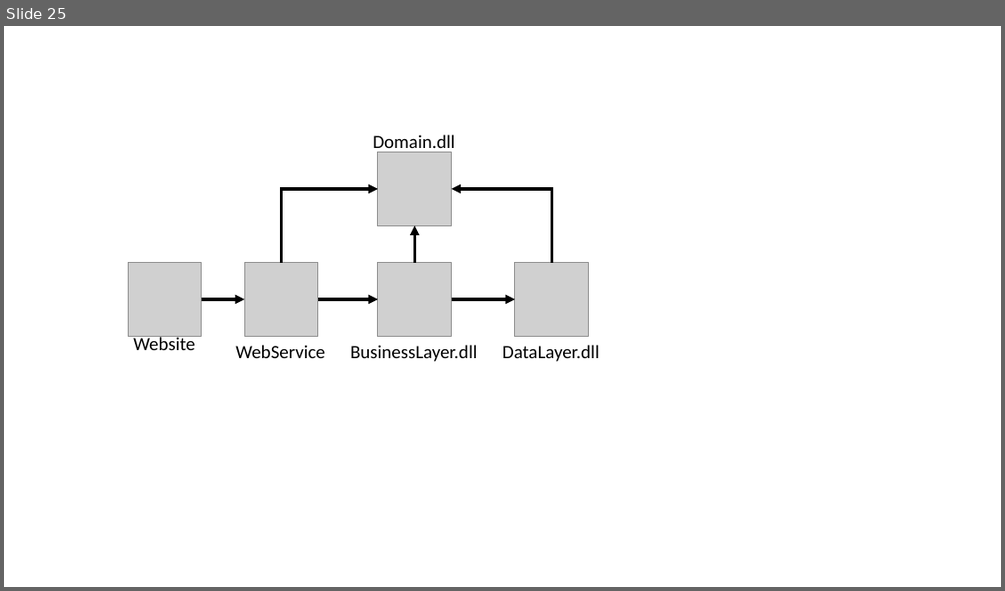
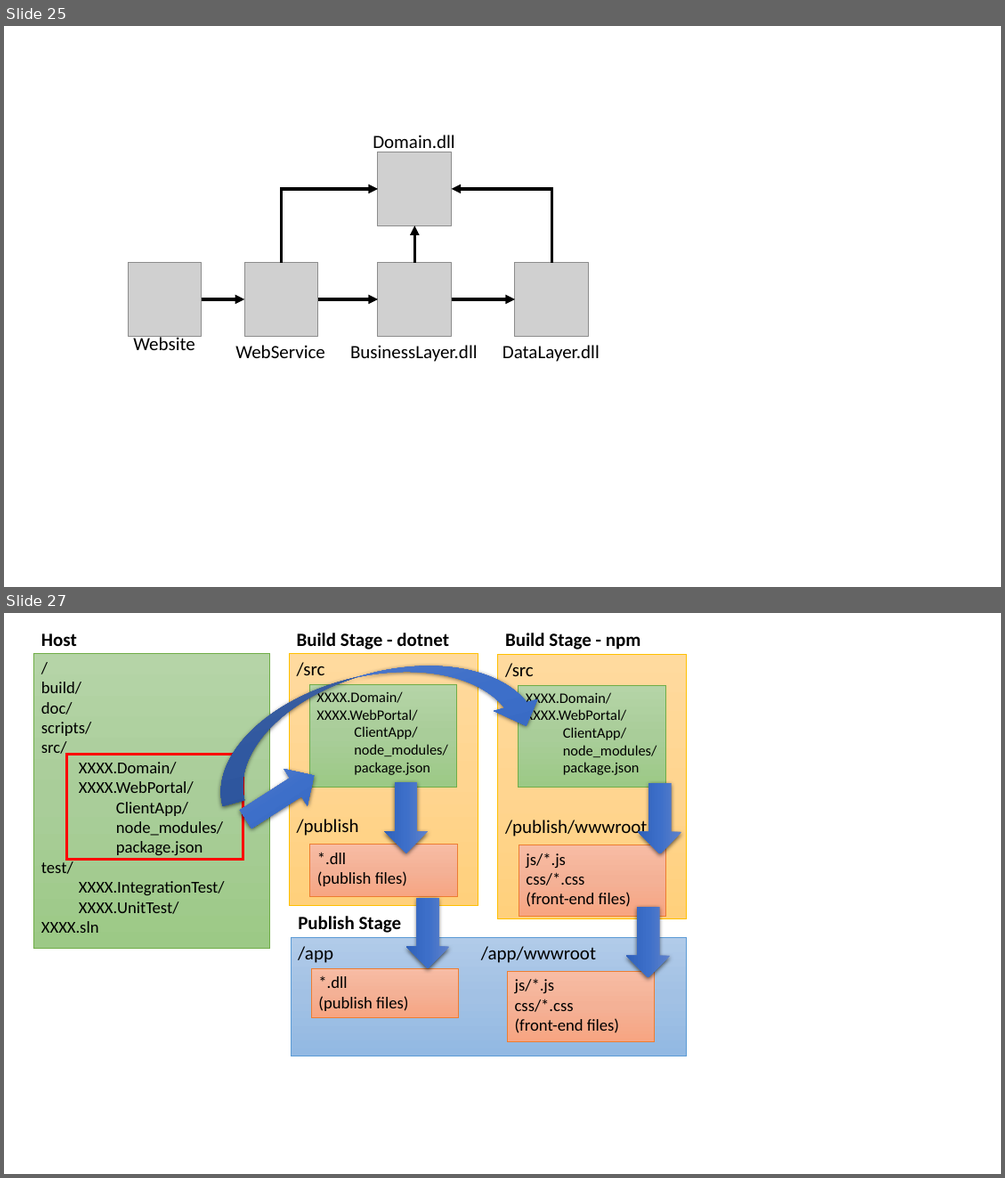
Before and after one commit to johnwu1114/blog-johnwu-cc, a slide deck: source/_assets/Blog動畫.pptx. Shown one above the other, each under a label of ours: slide 25 before the commit, slides 25 and 27 after it; the slides between them are not shown. The pictures are 1005x591 and 1005x1178 pixels, drawn with LibreOffice and Linux fonts; fonts in the diff are those of the drawing; grey boxes stand for pictures. Boxes give left, top, right and bottom in pixels: in the first picture for what was removed or moved away, otherwise in the second. Text is boxed around its words. In the diff, an @@ line names an element or a change of style, - is before the commit and + after.

```diff
--- a/source/_assets/Blog動畫.pptx
+++ b/source/_assets/Blog動畫.pptx
@@ slide 27 added at (4,613,1001,1174), background #FFFFFF @@
@@ text added at (41,633,77,646), 18 pt, text #000000, bold @@
+Host
@@ curved down arrow added at (200,633,549,806), fill gradient #6183CB to #3E70CA to #3062BB @@
@@ text added at (297,633,449,649), 18 pt, text #000000, bold @@
+Build Stage - dotnet
@@ text added at (505,633,641,649), 18 pt, text #000000, bold @@
+Build Stage - npm
@@ rectangle added at (34,653,269,948), fill gradient #B5D5A7 to #AACE9A to #9CC987, outline #70AD47 0.5 pt, 16 pt, text #000000 @@
+/
+build/
+doc/
+scripts/
+src/
+  XXXX.Domain/
+  XXXX.WebPortal/
+    ClientApp/
+    node_modules/
+    package.json
+test/
+  XXXX.IntegrationTest/
+  XXXX.UnitTest/
+XXXX.sln
@@ rectangle added at (289,653,477,905), fill gradient #FFDB9E to #FFD590 to #FFD07C, outline #FFC000 0.5 pt, 18 pt, text #000000 @@
+/src
+/publish
@@ rectangle added at (498,654,686,919), fill gradient #FFDB9E to #FFD590 to #FFD07C, outline #FFC000 0.5 pt, 18 pt, text #000000 @@
+/src
+/publish/wwwroot
@@ rectangle added at (310,685,457,787), fill gradient #B5D5A7 to #AACE9A to #9CC987, outline #70AD47 0.5 pt, 14 pt, text #000000 @@
+XXXX.Domain/
+XXXX.WebPortal/
+  ClientApp/
+  node_modules/
+  package.json
@@ rectangle added at (518,685,666,787), fill gradient #B5D5A7 to #AACE9A to #9CC987, outline #70AD47 0.5 pt, 14 pt, text #000000 @@
+XXXX.Domain/
+XXXX.WebPortal/
+  ClientApp/
+  node_modules/
+  package.json
@@ rectangle added at (67,755,243,859), outline #FF0000 2.25 pt @@
@@ right arrow added at (235,757,325,837), fill gradient #6183CB to #3E70CA to #3062BB @@
@@ right arrow added at (384,782,428,853), fill gradient #6183CB to #3E70CA to #3062BB @@
@@ right arrow added at (639,783,682,854), fill gradient #6183CB to #3E70CA to #3062BB @@
@@ rectangle added at (310,844,457,896), fill gradient #F7BDA5 to #F5B196 to #F8A582, outline #ED7D31 0.5 pt, 16 pt, text #000000 @@
+*.dll
+(publish files)
@@ rectangle added at (518,844,666,916), fill gradient #F7BDA5 to #F5B196 to #F8A582, outline #ED7D31 0.5 pt, 16 pt, text #000000 @@
+js/*.js
+css/*.css
+(front-end files)
@@ right arrow added at (406,898,450,969), fill gradient #6183CB to #3E70CA to #3062BB @@
@@ text added at (298,916,402,933), 18 pt, text #000000, bold @@
+Publish Stage
@@ right arrow added at (626,907,670,978), fill gradient #6183CB to #3E70CA to #3062BB @@
@@ rectangle added at (291,937,686,1055), fill gradient #B1CBE9 to #A3C1E5 to #93B9E4, outline #5B9BD5 0.5 pt, 18 pt, text #000000 @@
+/app /app/wwwroot
@@ rectangle added at (311,968,459,1018), fill gradient #F7BDA5 to #F5B196 to #F8A582, outline #ED7D31 0.5 pt, 16 pt, text #000000 @@
+*.dll
+(publish files)
@@ rectangle added at (507,971,655,1041), fill gradient #F7BDA5 to #F5B196 to #F8A582, outline #ED7D31 0.5 pt, 16 pt, text #000000 @@
+js/*.js
+css/*.css
+(front-end files)
```
Also in this commit, not shown: 1 other slide added, 4 other files.
